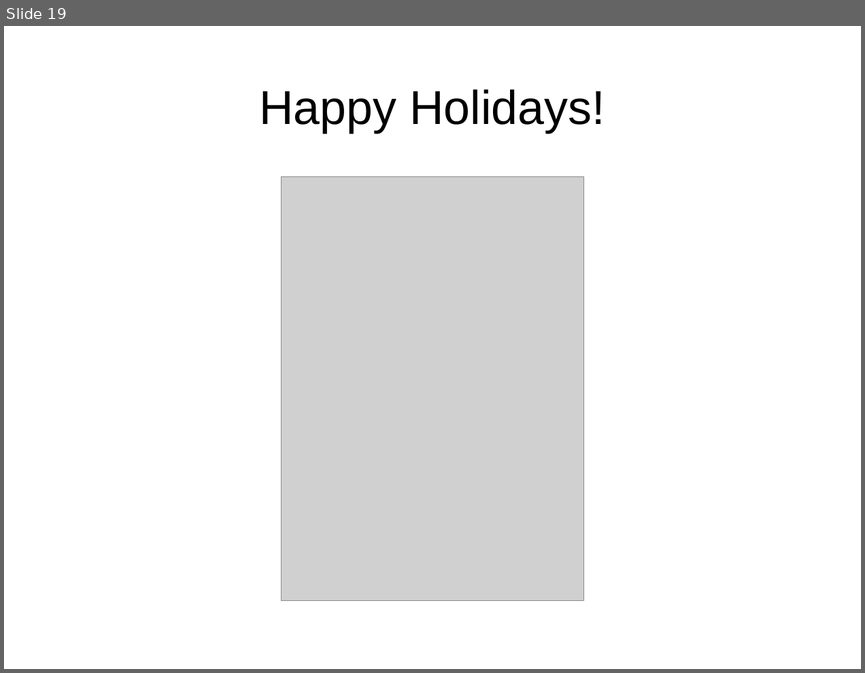
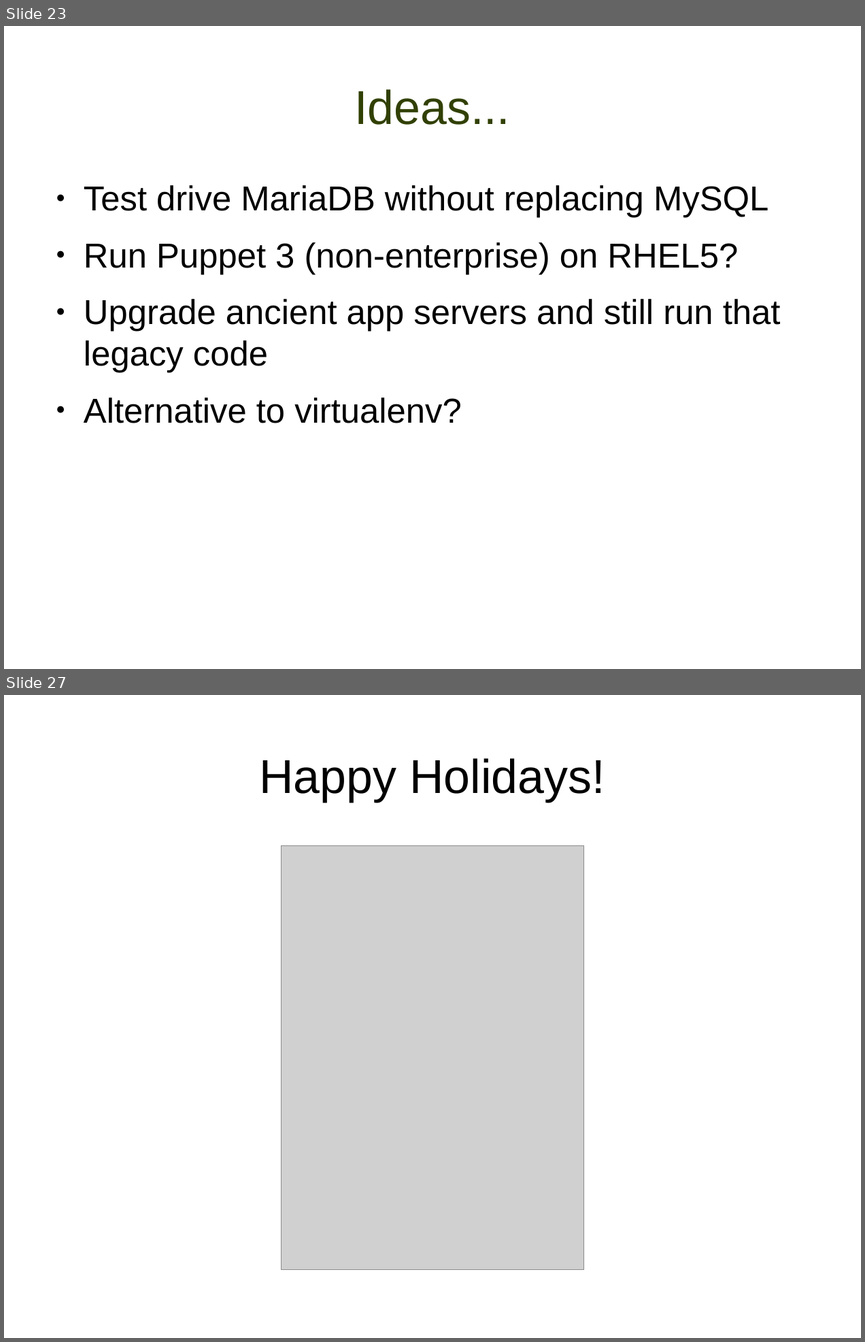
Before and after one commit to misterbonnie/presentations, a slide deck: lugdec14.odp. Shown one above the other, each under a label of ours: slide 19 before the commit, slides 23 and 27 after it; the slides between them are not shown. The pictures are 865x673 and 865x1342 pixels, drawn with LibreOffice and Linux fonts; fonts in the diff are those of the drawing; grey boxes stand for pictures; background and template pictures are left out. Boxes give left, top, right and bottom in pixels: in the first picture for what was removed or moved away, otherwise in the second. Text is boxed around its words. In the diff, an @@ line names an element or a change of style, - is before the commit and + after.

```diff
--- a/lugdec14.odp
+++ b/lugdec14.odp
@@ slide 23 added at (x1=4, y1=26, x2=861, y2=669), background #FFFFFF @@
@@ title added at (x1=354, y1=89, x2=510, y2=125), 44 pt, text #314004 @@
+Ideas...
@@ text added at (x1=84, y1=185, x2=781, y2=423), 32 pt, text #000000 @@
+● Test drive MariaDB without replacing MySQL
+● Run Puppet 3 (non-enterprise) on RHEL5?
+● Upgrade ancient app servers and still run that legacy code
+● Alternative to virtualenv?
@@ what was slide 19 is now slide 27 @@
```
Also in this commit, not shown: 18 slides changed, 7 other slides added, 1 other file.
